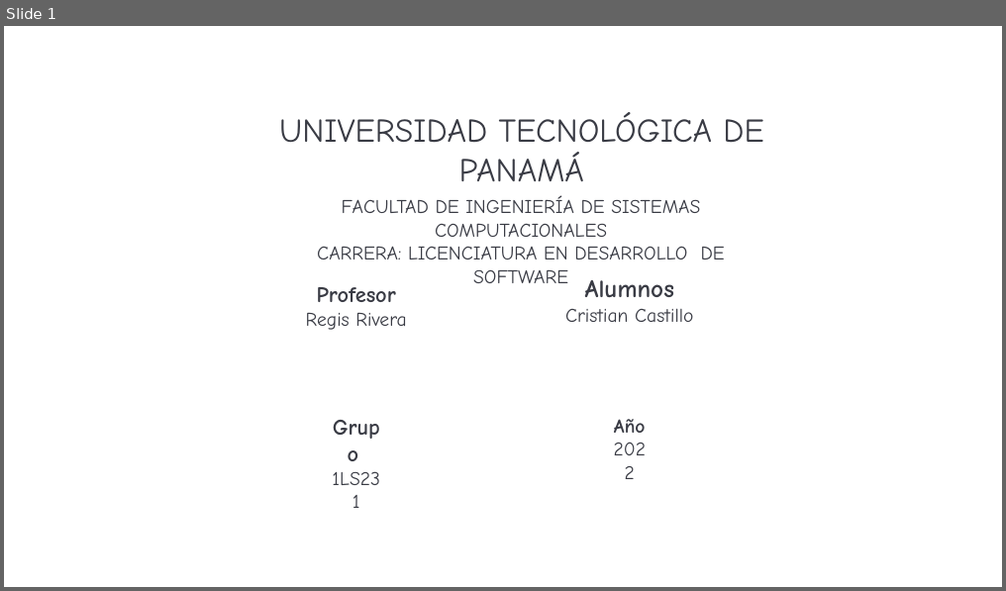
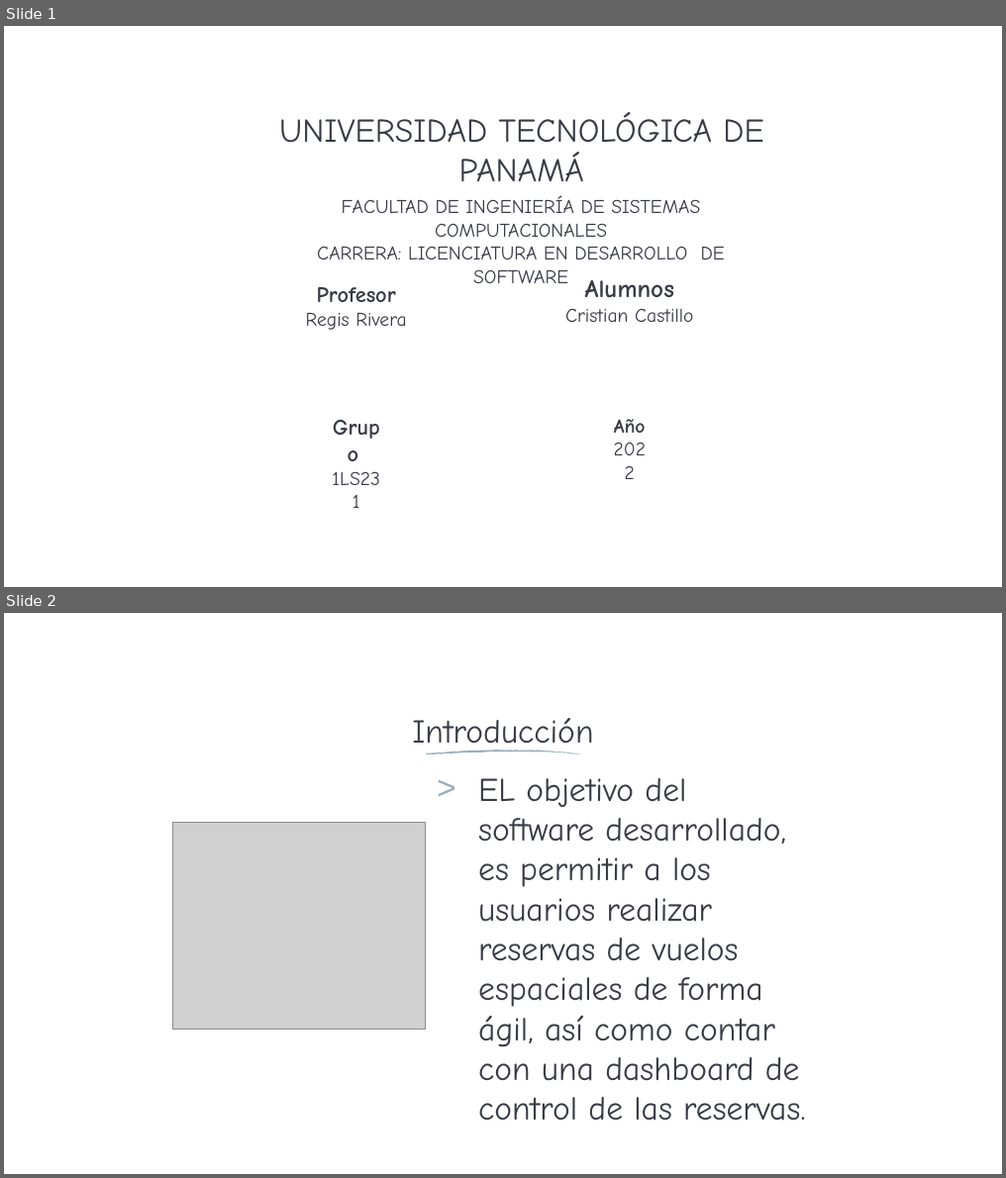
Before and after one commit to Cristian1234567890/Curso-DS7, a slide deck: Proyectos/Proyecto-Final/project/Presentacion proyecto final .pptx. Shown one above the other, each under a label of ours: slide 1 before the commit, slides 1 and 2 after it. The pictures are 1006x591 and 1006x1178 pixels, drawn with LibreOffice and Linux fonts; fonts in the diff are those of the drawing; grey boxes stand for pictures; background and template pictures are left out. Boxes give left, top, right and bottom in pixels: in the first picture for what was removed or moved away, otherwise in the second. Text is boxed around its words. In the diff, an @@ line names an element or a change of style, - is before the commit and + after.

```diff
--- a/Proyectos/Proyecto-Final/project/Presentacion proyecto final .pptx
+++ b/Proyectos/Proyecto-Final/project/Presentacion proyecto final .pptx
@@ slide 2 added at [4,613,1002,1174], background picture (left out) @@
@@ title added at [412,718,593,754], 24 pt, text #393B44 @@
+Introducción
@@ freeform shape added at [426,742,580,766], fill #98ADBE @@
@@ text added at [478,778,805,1121], 24 pt, text #393B44 @@
+> EL objetivo del software desarrollado, es permitir a los usuarios realizar reservas de vuelos espaciales de forma ágil, así como contar con una dashboard de control de las reservas.
@@ picture added at [172,823,426,1029] @@
```
Also in this commit, not shown: 4 other slides added, 9 slides removed, 13 other files.
